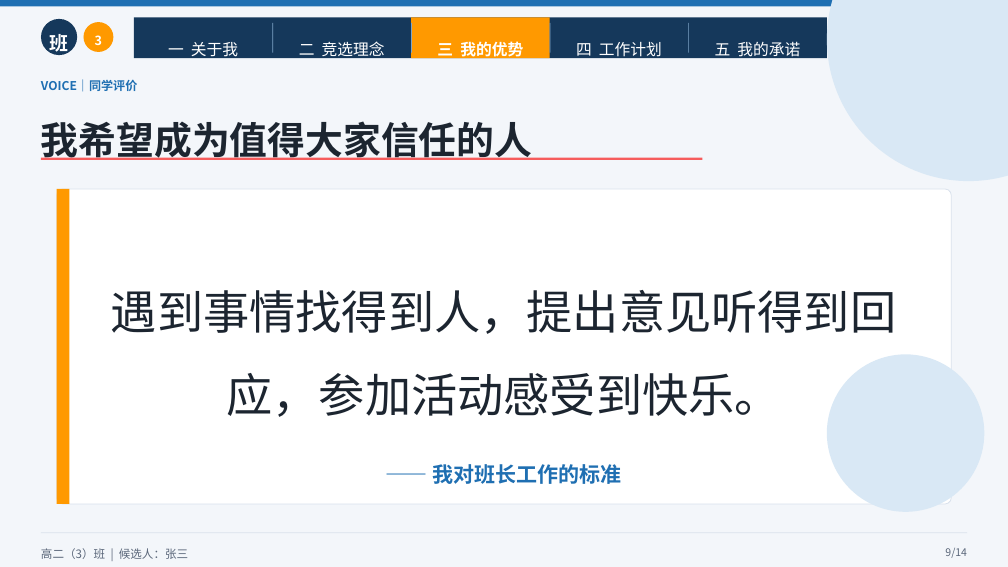
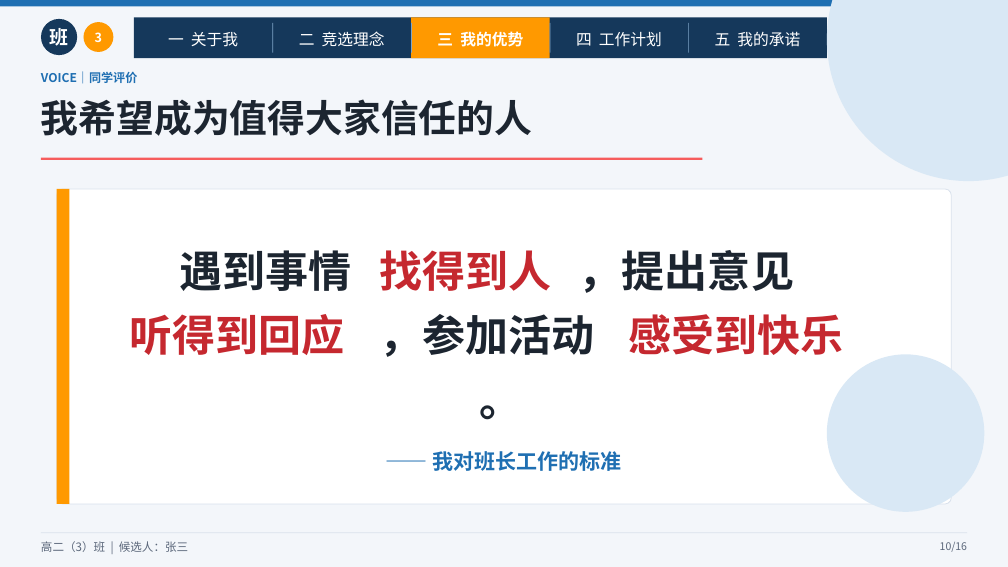
Before and after one commit to NEMU-CAN/Codex-PPT, a slide deck: slide 10 of dist/class-monitor-academic.pptx (slide 9 before the commit). Drawn at 1008x567 pixels with LibreOffice and Linux fonts; fonts in the diff are those of the drawing. Boxes give left, top, right and bottom in pixels: in the first picture for what was removed or moved away, otherwise in the second. Text is boxed around its words. In the diff, an @@ line names an element or a change of style, - is before the commit and + after.

```diff
--- a/dist/class-monitor-academic.pptx
+++ b/dist/class-monitor-academic.pptx
@@ text at [179, 250, 351, 291]: text changed; size 44 to 41 pt; bold on @@
-遇到事情找得到人，提出意见听得到回应，参加活动感受到快乐。
+遇到事情
@@ text "遇到事情" at [179, 250, 351, 291]: vertical alignment middle to top @@
@@ text added at [379, 250, 551, 291], 41 pt, text #C5282F, bold @@
+找得到人
@@ text added at [579, 250, 794, 293], 41 pt, text #1C2530, bold @@
+，提出意见
@@ text added at [129, 314, 344, 355], 41 pt, text #C5282F, bold @@
+听得到回应
@@ text added at [379, 314, 594, 357], 41 pt, text #1C2530, bold @@
+，参加活动
@@ text added at [629, 314, 844, 355], 41 pt, text #C5282F, bold @@
+感受到快乐
@@ text added at [479, 405, 522, 420], 41 pt, text #1C2530, bold @@
+。
@@ line spacing 1.5 to 1 in 11 elements at [168, 32, 238, 47], [299, 31, 385, 46], [437, 31, 523, 47], [576, 31, 662, 47], [715, 31, 800, 47], [50, 28, 69, 46], [95, 32, 102, 42], [41, 71, 137, 84], [41, 99, 532, 136], [433, 451, 622, 471], [41, 541, 188, 552] @@
@@ text at [940, 542, 967, 552]: text changed @@
-9/14
+10/16
```
Also in this commit, not shown: 13 other slides changed, 2 slides added, 5 other files.
